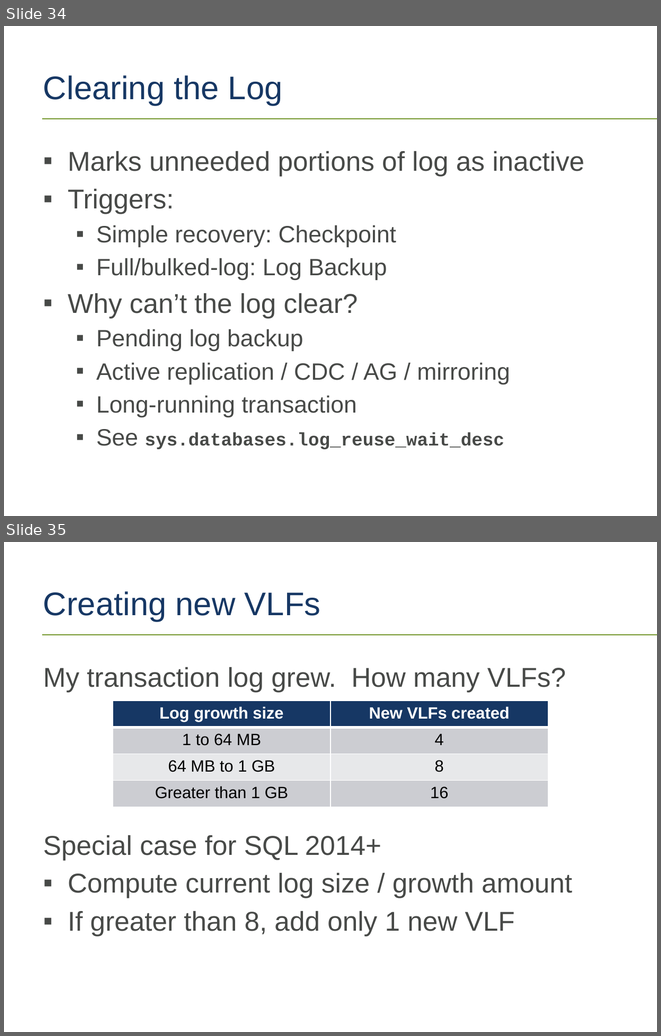
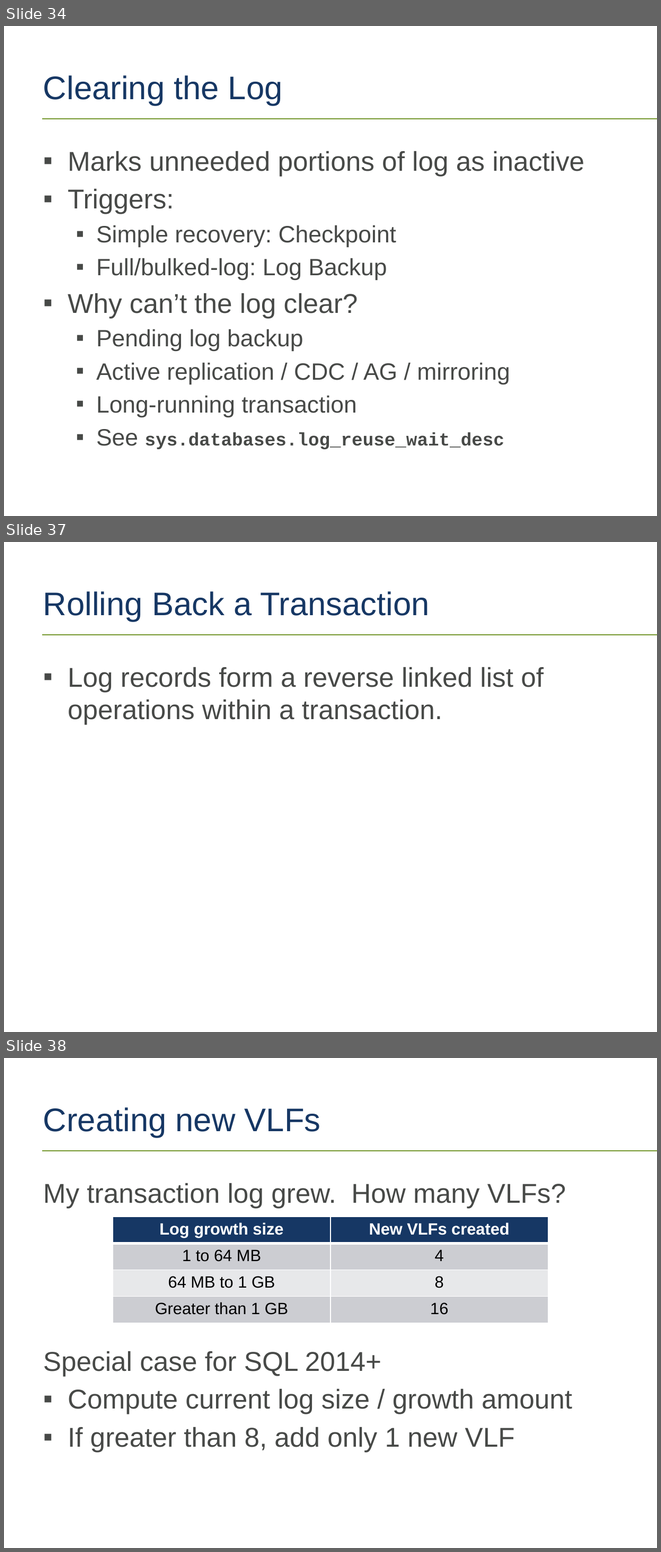
Before and after one commit to tf3604/LogFilePresentation, a slide deck: TransactionLog.pptx. Shown one above the other, each under a label of ours: slides 34 and 35 before the commit, slides 34, 37 and 38 after it; the slides between them are not shown. The pictures are 661x1036 and 661x1552 pixels, drawn with LibreOffice and Linux fonts; fonts in the diff are those of the drawing; background and template pictures are left out. Boxes give left, top, right and bottom in pixels: in the first picture for what was removed or moved away, otherwise in the second. Text is boxed around its words. In the diff, an @@ line names an element or a change of style, - is before the commit and + after.

```diff
--- a/TransactionLog.pptx
+++ b/TransactionLog.pptx
@@ slide 37 added at [4, 542, 657, 1032], background #FFFFFF; not listed: 1 template element that a slide beside it also shows @@
@@ title added at [43, 591, 429, 622], 36 pt, text #163764 @@
+Rolling Back a Transaction
@@ text added at [68, 667, 544, 724], 30 pt, text #474947 @@
+▪ Log records form a reverse linked list of operations within a transaction.
@@ what was slide 35 is now slide 38 @@
```
Also in this commit, not shown: 6 other slides added, 13 other files.
